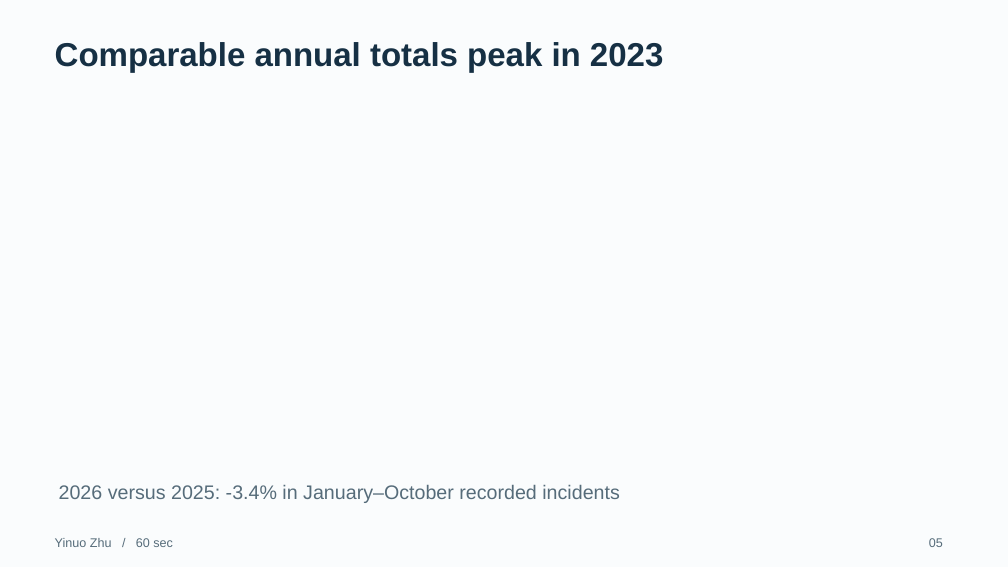
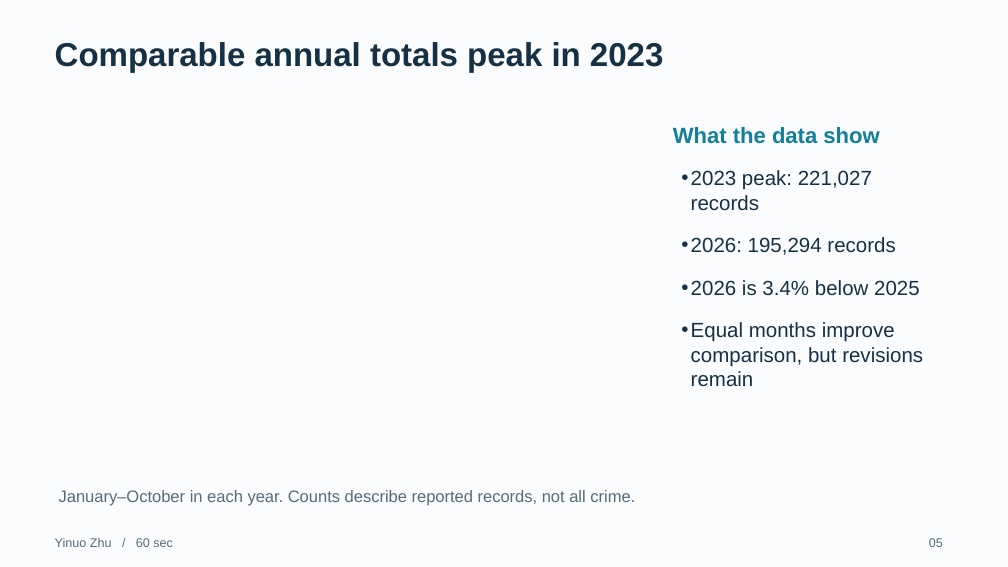
Before and after one commit to 1uf3n/Chicago-Crime-Analysis, a slide deck: slide 5 of presentation/Chicago_Crime_10_Minutes.pptx. Drawn at 1008x567 pixels with LibreOffice and Linux fonts; fonts in the diff are those of the drawing. Boxes give left, top, right and bottom in pixels: in the first picture for what was removed or moved away, otherwise in the second. Text is boxed around its words. In the diff, an @@ line names an element or a change of style, - is before the commit and + after.

```diff
--- a/presentation/Chicago_Crime_10_Minutes.pptx
+++ b/presentation/Chicago_Crime_10_Minutes.pptx
@@ text added at bbox=[673, 127, 879, 144], 21 pt, text #137F9B, bold @@
+What the data show
@@ text added at bbox=[691, 170, 923, 386], 19.5 pt, text #163044 @@
+• 2023 peak: 221,027 records
+• 2026: 195,294 records
+• 2026 is 3.4% below 2025
+• Equal months improve comparison, but revisions remain
@@ text removed at bbox=[59, 485, 620, 503] @@
-2026 versus 2025: -3.4% in January–October recorded incidents
@@ text added at bbox=[59, 490, 635, 506], 15.8 pt, text #566C7A @@
+January–October in each year. Counts describe reported records, not all crime.
```
Also in this commit, not shown: 11 other slides changed.
